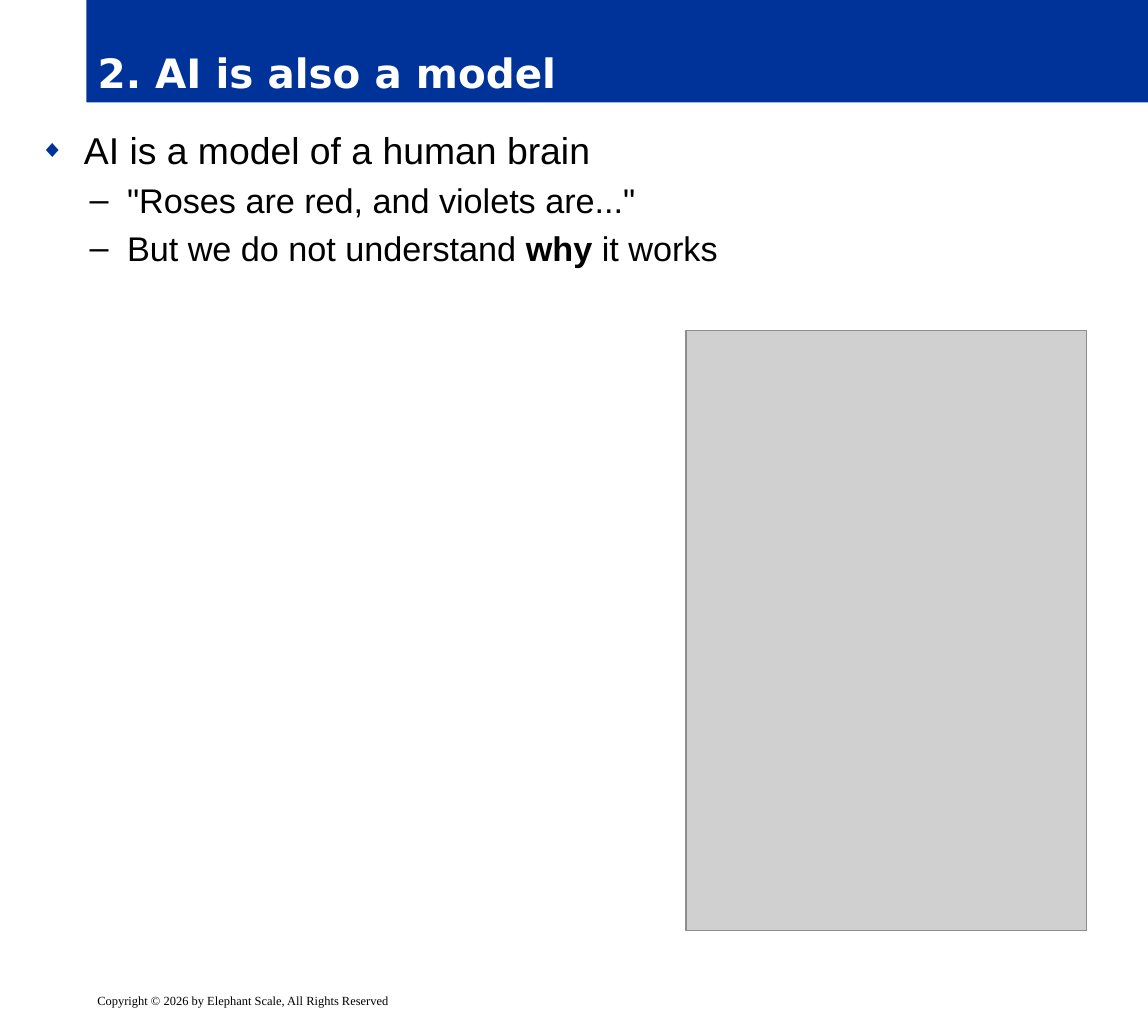
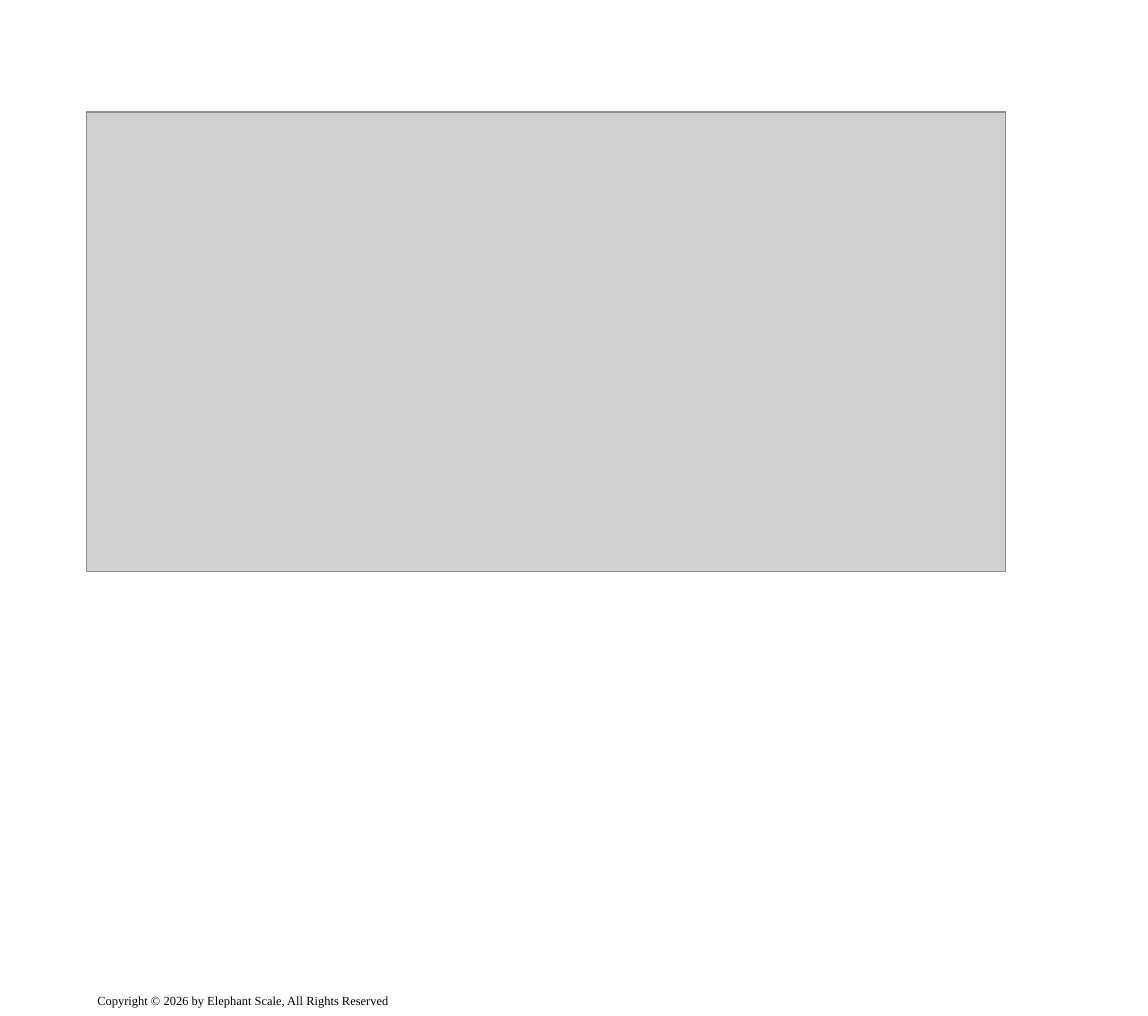
Before and after one commit to elephantscale/OpenAI-labs, a slide deck: slide 9 of 121-Tabular-Foundation-Models-for-Data-Science-Agents/slides/release/01__intro.pptx (slide 4 before the commit). Drawn at 1148x1016 pixels with LibreOffice and Linux fonts; fonts in the diff are those of the drawing; grey boxes stand for pictures; background and template pictures are left out. Boxes give left, top, right and bottom in pixels: in the first picture for what was removed or moved away, otherwise in the second. Text is boxed around its words. In the diff, an @@ line names an element or a change of style, - is before the commit and + after.

```diff
--- a/121-Tabular-Foundation-Models-for-Data-Science-Agents/slides/release/01__intro.pptx
+++ b/121-Tabular-Foundation-Models-for-Data-Science-Agents/slides/release/01__intro.pptx
@@ title removed at bbox=[86, 0, 1148, 102] @@
-2. AI is also a model
@@ picture added at bbox=[86, 112, 1006, 572] @@
@@ text removed at bbox=[84, 137, 717, 267] @@
-◆ AI is a model of a human brain
-  – "Roses are red, and violets are..."
-  – But we do not understand why it works
@@ picture removed at bbox=[685, 330, 1085, 931] @@
```
Also in this commit, not shown: 9 other slides changed, 12 slides added, 1 other file.
